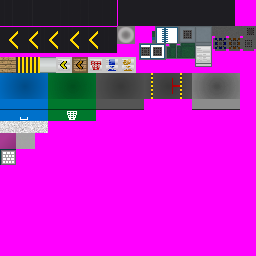
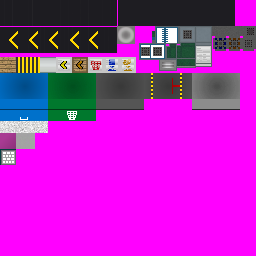
Two versions of the same layered image (256x256). Layer-by-layer changes:
added layer "Shadows" above "Color" over [162, 62, 174, 68]
painted on "Color" over [159, 59, 196, 71]
